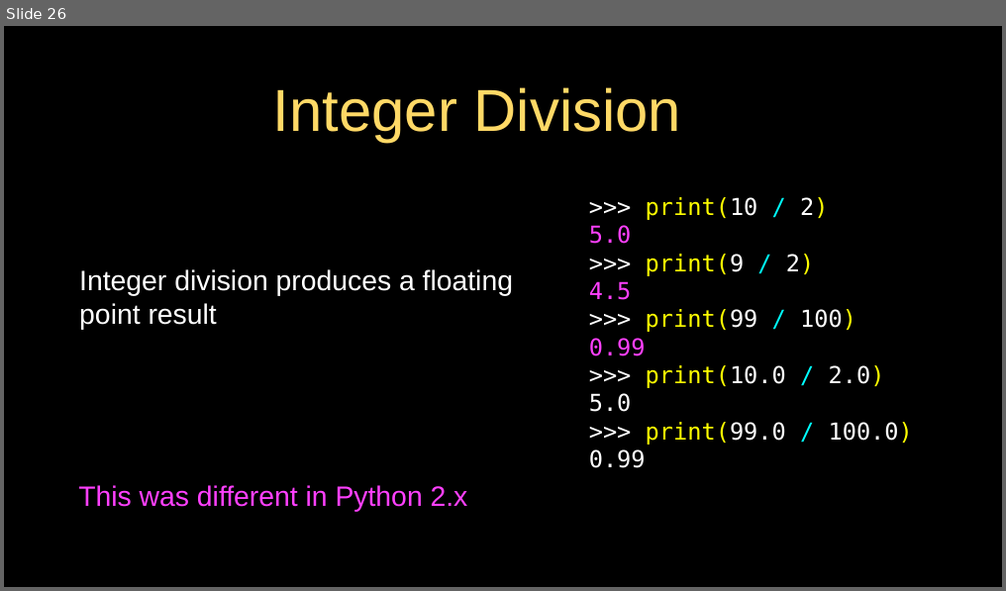
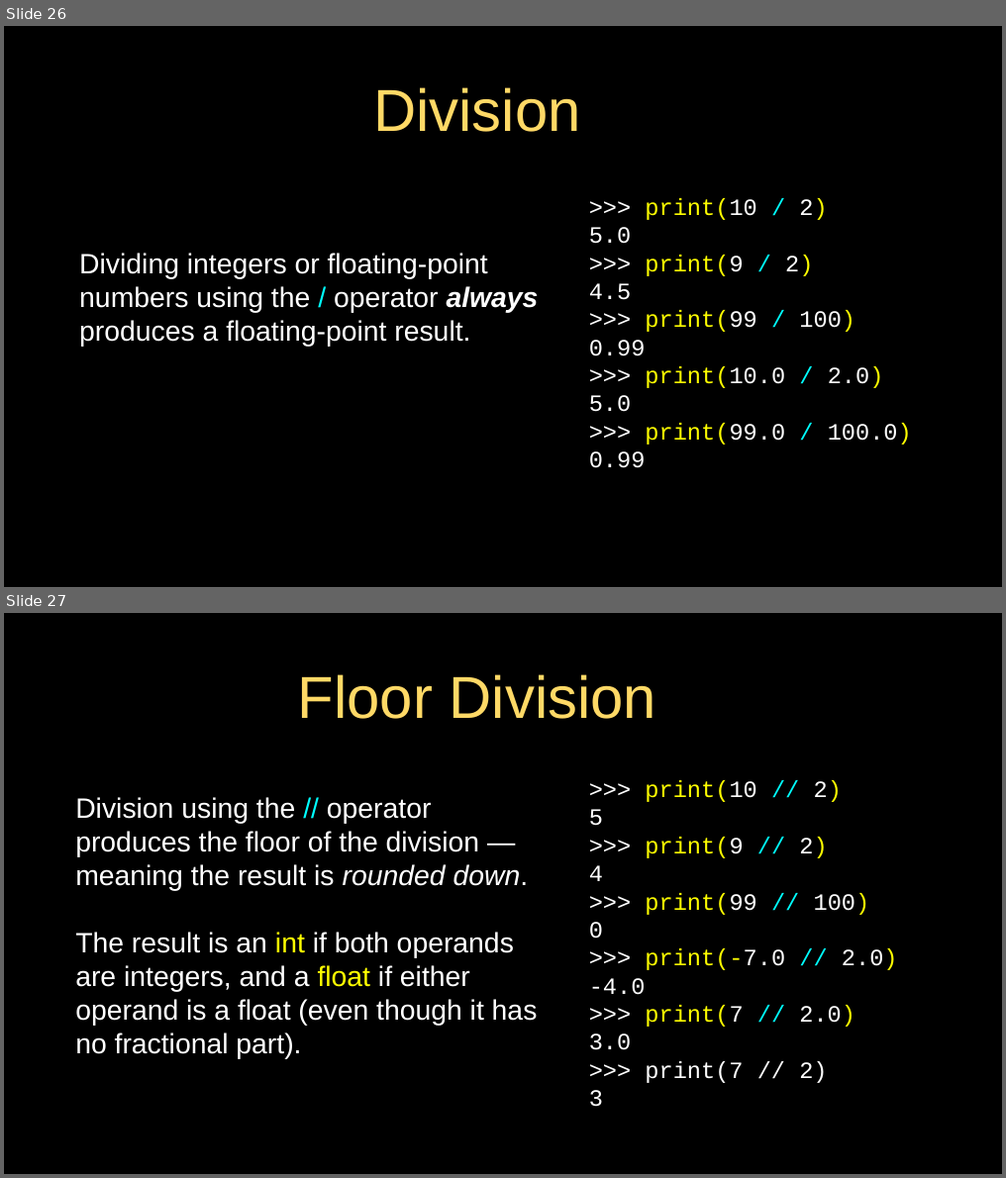
Before and after one commit to csev/py4e, a slide deck: lectures3/Pythonlearn-02-Expressions.pptx. Shown one above the other, each under a label of ours: slide 26 before the commit, slides 26 and 27 after it. The pictures are 1006x591 and 1006x1178 pixels, drawn with LibreOffice and Linux fonts; fonts in the diff are those of the drawing. Boxes give left, top, right and bottom in pixels: in the first picture for what was removed or moved away, otherwise in the second. Text is boxed around its words. In the diff, an @@ line names an element or a change of style, - is before the commit and + after.

Commit message:
issue-480: Add floor division to 02-Expressions slide deck.

```diff
--- a/lectures3/Pythonlearn-02-Expressions.pptx
+++ b/lectures3/Pythonlearn-02-Expressions.pptx
@@ slide 27 added at <box>4,613,1002,1174</box>, background #000000; not listed: 1 template element that a slide beside it also shows @@
@@ title added at <box>298,674,656,719</box>, 76 pt, text #FFD966 @@
+Floor Division
@@ text added at <box>589,780,898,1107</box>, 30 pt, text #FFFFFF @@
+>>> print(10 // 2)
+5
+>>> print(9 // 2)
+4
+>>> print(99 // 100)
+0
+>>> print(-7.0 // 2.0)
+-4.0
+>>> print(7 // 2.0)
+3.0
+>>> print(7 // 2)
+3
@@ text added at <box>75,797,538,1059</box>, 36 pt, text #FFFFFF @@
+Division using the // operator produces the floor of the division —meaning the result is rounded down.
+The result is an int if both operands are integers, and a float if either operand is a float (even though it has no fractional part).
@@ slide 26 changed as well @@
@@ title at <box>373,87,580,132</box>: text changed @@
-Integer Division
+Division
@@ text ">>> print(10 / 2)" at <box>589,198,912,469</box>: font DejaVu Sans Mono to Courier New; text colour #FF40FF to #FFFFFF in "5.0", "4.5", "0.99" @@
@@ text at <box>79,253,539,347</box>: text changed @@
-Integer division produces a floating point result
+Dividing integers or floating-point numbers using the / operator always produces a floating-point result.
@@ text removed at <box>78,485,468,512</box> @@
-This was different in Python 2.x
```
Also in this commit, not shown: 29 other slides changed, 1 other slide added, 1 other file.
